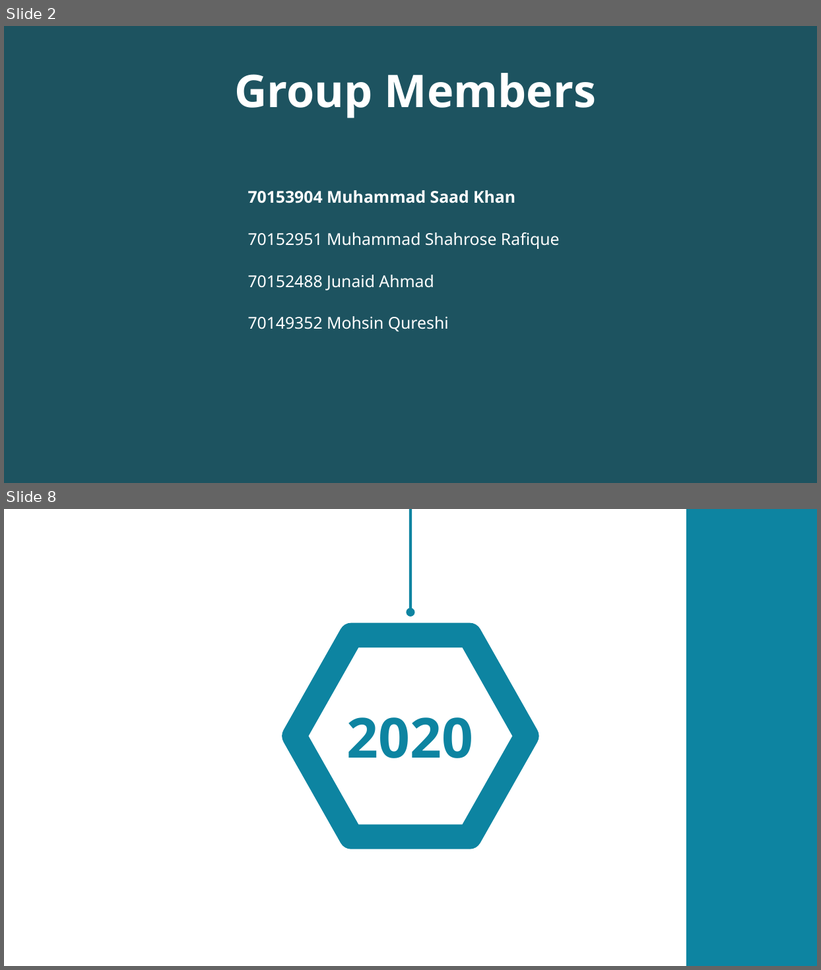
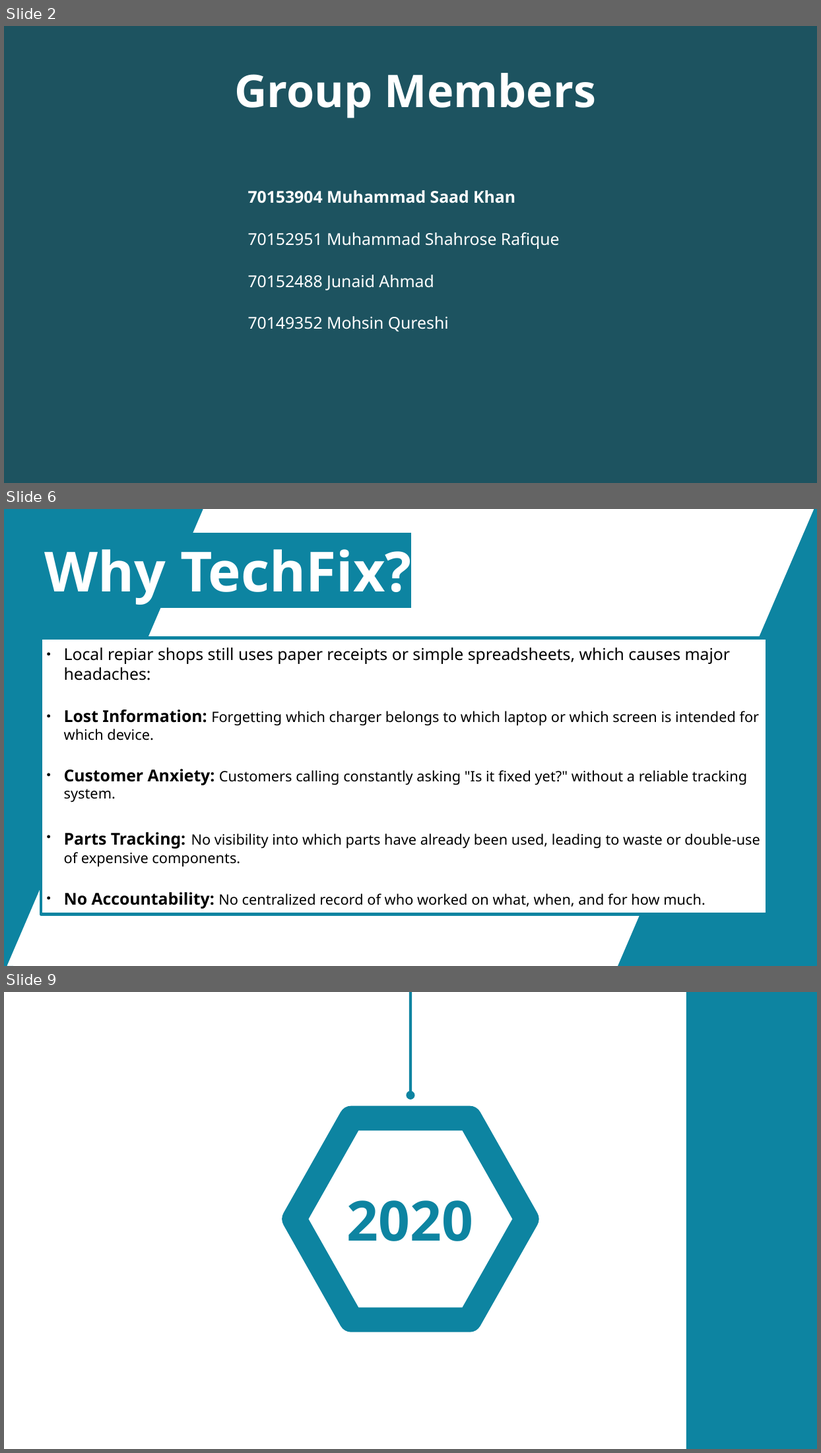
Before and after one commit to AlphaBeast97/DBMS-Flutter-Porject, a slide deck: proposal.odp. Shown one above the other, each under a label of ours: slides 2 and 8 before the commit, slides 2, 6 and 9 after it; the slides between them are not shown. The pictures are 821x970 and 821x1453 pixels, drawn with LibreOffice and Linux fonts; fonts in the diff are those of the drawing; background and template pictures are left out; a plain dark background stands for a picture behind light text. Boxes give left, top, right and bottom in pixels: in the first picture for what was removed or moved away, otherwise in the second. Text is boxed around its words. In the diff, an @@ line names an element or a change of style, - is before the commit and + after.

```diff
--- a/proposal.odp
+++ b/proposal.odp
@@ slide 6 added at box(4, 509, 817, 966), background #FFFFFF @@
@@ freeform shape added at box(4, 509, 203, 966), fill #0D84A1 @@
@@ freeform shape added at box(618, 509, 817, 966), fill #0D84A1 @@
@@ title added at box(45, 549, 411, 605), 54 pt, text #FFFFFF, bold @@
+Why TechFix?
@@ rectangle added at box(41, 638, 767, 915), fill #FFFFFF, outline #0D84A1 2.83 pt, 14 pt, text #000000 @@
+● Local repiar shops still uses paper receipts or simple spreadsheets, which causes major headaches:
+● Lost Information: Forgetting which charger belongs to which laptop or which screen is intended for which device.
+● Customer Anxiety: Customers calling constantly asking "Is it fixed yet?" without a reliable tracking system.
+● Parts Tracking: No visibility into which parts have already been used, leading to waste or double-use of expensive components.
+● No Accountability: No centralized record of who worked on what, when, and for how much.
@@ what was slide 8 is now slide 9 @@
```
Also in this commit, not shown: 5 other slides added, 5 slides removed, 4 other files.
